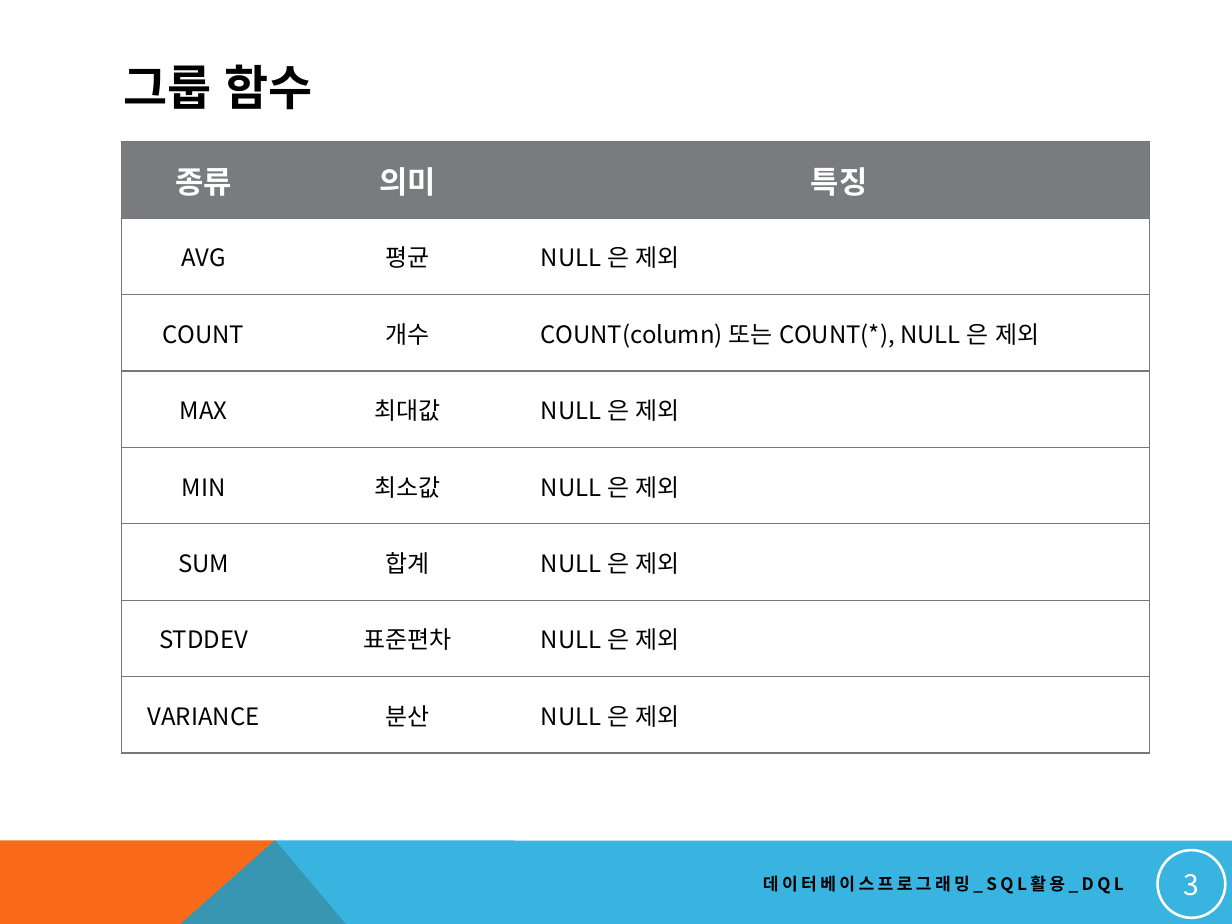
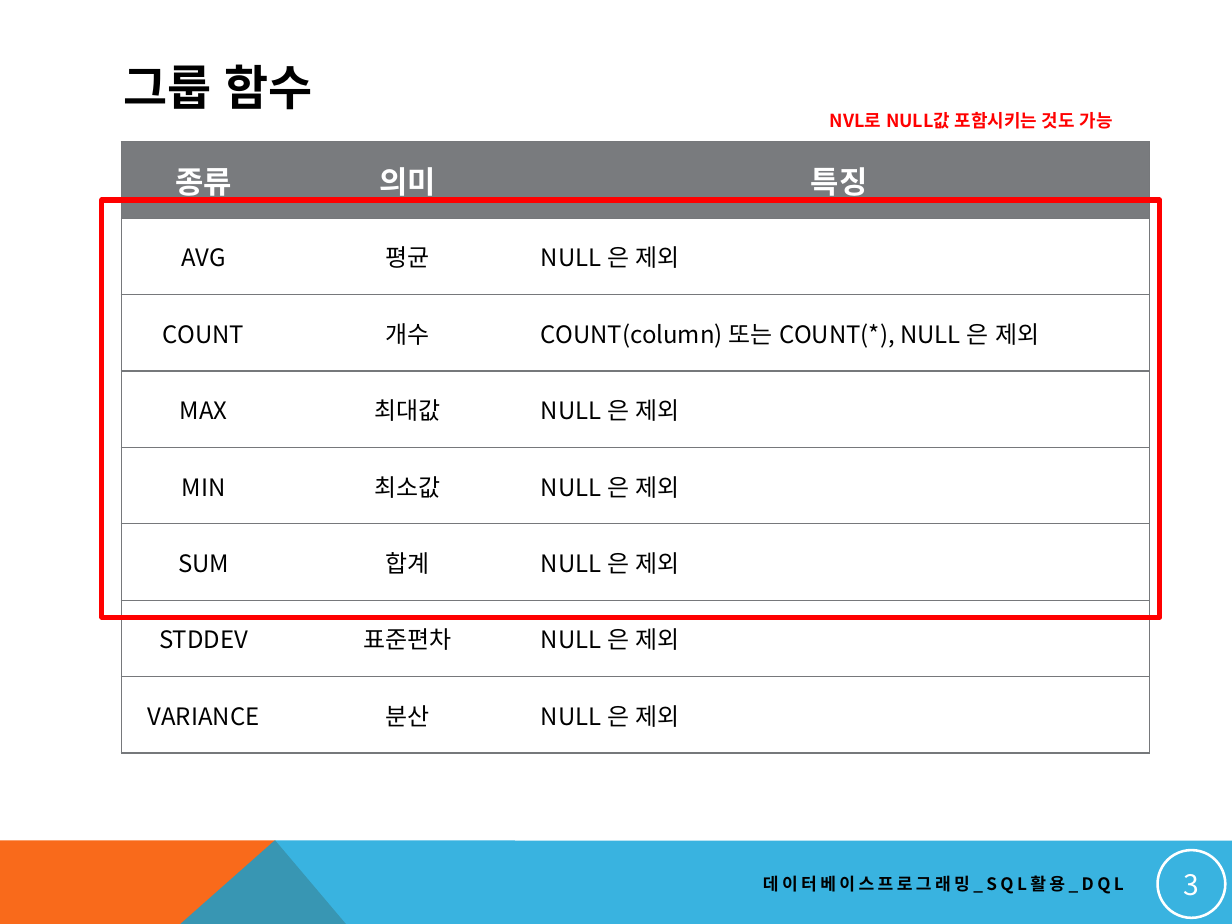
Before and after one commit to soeun1365/dbstudy, a slide deck: slide 3 of NEW_DBMS교안/14. 기본 SQL 작성하기_DQL 활용_2.pptx. Drawn at 1232x924 pixels with LibreOffice and Linux fonts; fonts in the diff are those of the drawing. Boxes give left, top, right and bottom in pixels: in the first picture for what was removed or moved away, otherwise in the second. Text is boxed around its words. In the diff, an @@ line names an element or a change of style, - is before the commit and + after.

```diff
--- a/NEW_DBMS교안/14. 기본 SQL 작성하기_DQL 활용_2.pptx
+++ b/NEW_DBMS교안/14. 기본 SQL 작성하기_DQL 활용_2.pptx
@@ text added at [830, 112, 1113, 129], 10.5 pt, text #FF0000, bold @@
+NVL로 NULL값 포함시키는 것도 가능
@@ rectangle added at [102, 200, 1161, 617], outline #FF0000 3 pt @@
```
Also in this commit, not shown: 6 other slides changed, 9 other files.
